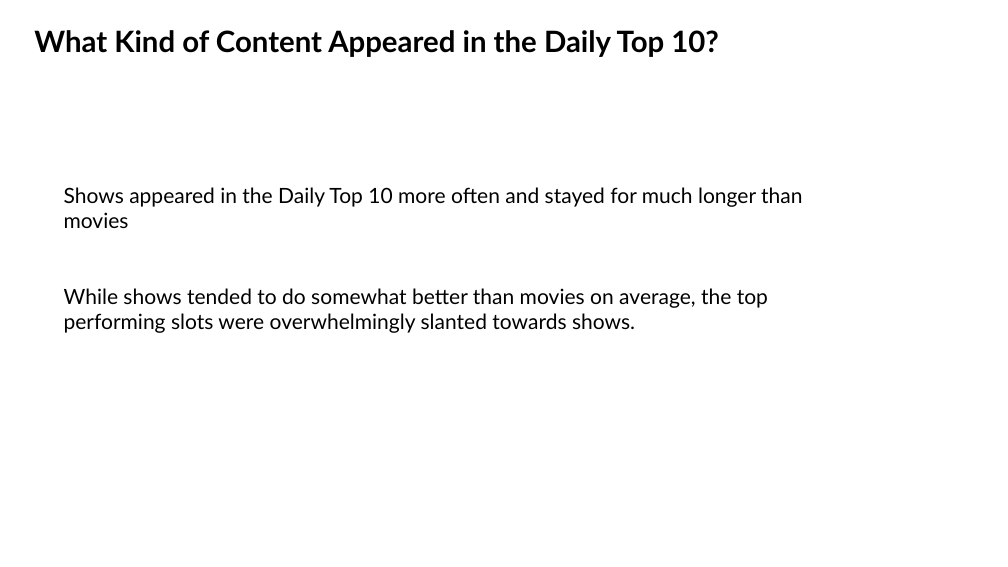
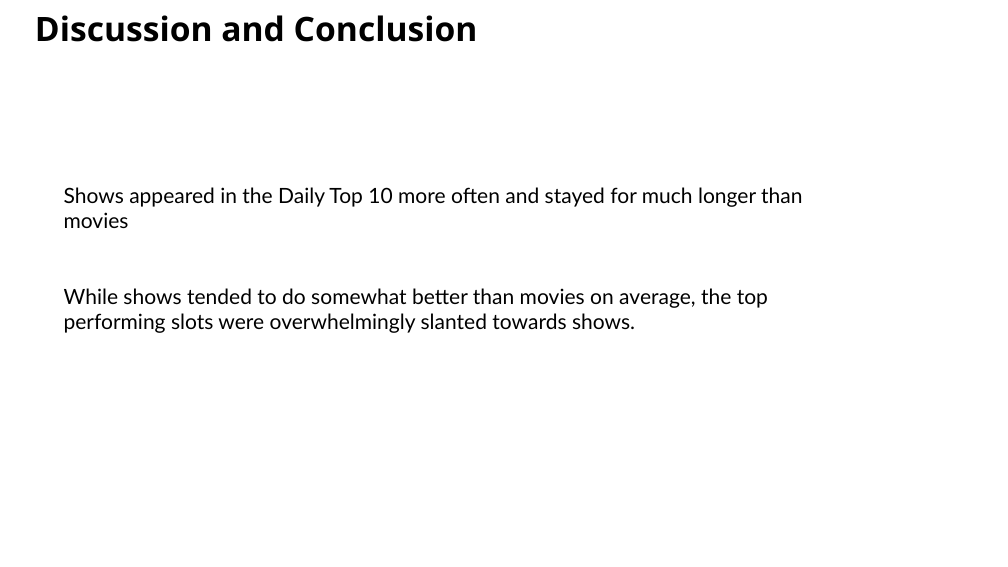
Before and after one commit to Costilrt/The-First-Project, a slide deck: slide 19 of TeamProjectPPT_updated.pptx. Drawn at 1008x567 pixels with LibreOffice and Linux fonts; fonts in the diff are those of the drawing; background and template pictures are left out. Boxes give left, top, right and bottom in pixels: in the first picture for what was removed or moved away, otherwise in the second. Text is boxed around its words. In the diff, an @@ line names an element or a change of style, - is before the commit and + after.

```diff
--- a/TeamProjectPPT_updated.pptx
+++ b/TeamProjectPPT_updated.pptx
@@ text added at <box>35,15,478,42</box>, 32 pt, text #000000, bold @@
+Discussion and Conclusion
@@ text removed at <box>34,30,719,57</box> @@
-What Kind of Content Appeared in the Daily Top 10?
```
Also in this commit, not shown: 2 other slides changed, 2 other files.
